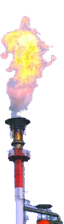
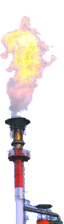
Before/after of a 64px x 224px layered artwork. What changed in the layer stack:
added layer "Feuer" (79%) above "Hintergrund" over [left=0, top=15, right=57, bottom=116]
painted on "Hintergrund" over [left=0, top=15, right=57, bottom=116]
